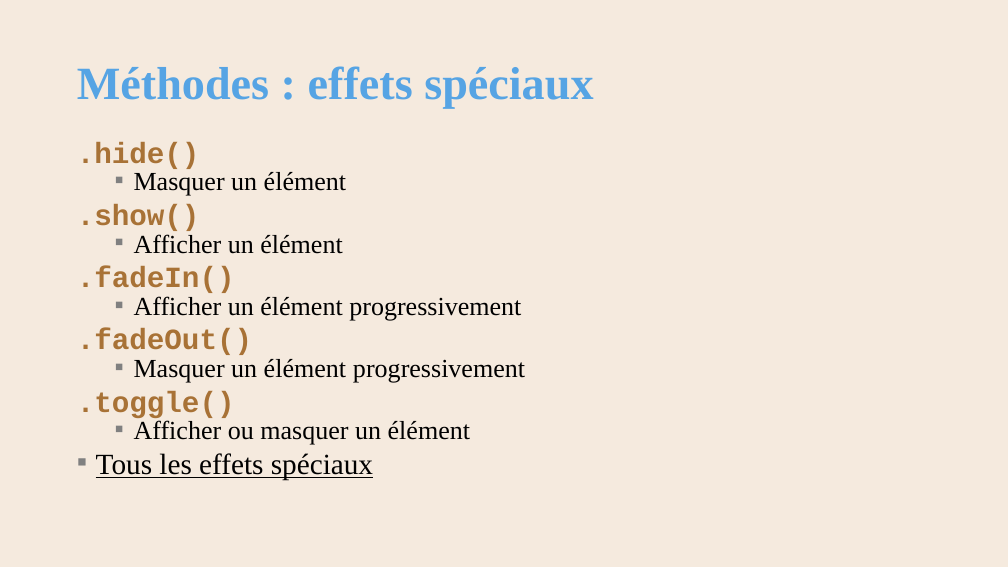
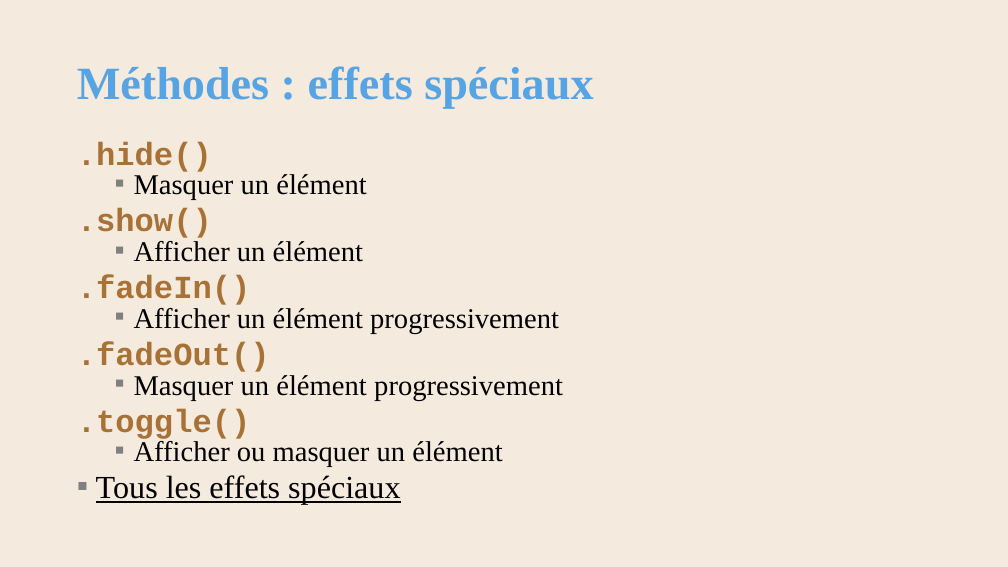
Before and after one commit to AlainWafflard/4IPW3, a slide deck: slide 30 of syllabus/18_framework_jQuery/syllabus_18_jQuery.pptx. Drawn at 1008x567 pixels with LibreOffice and Linux fonts; fonts in the diff are those of the drawing; background and template pictures are left out. Boxes give left, top, right and bottom in pixels: in the first picture for what was removed or moved away, otherwise in the second. Text is boxed around its words. In the diff, an @@ line names an element or a change of style, - is before the commit and + after.

```diff
--- a/syllabus/18_framework_jQuery/syllabus_18_jQuery.pptx
+++ b/syllabus/18_framework_jQuery/syllabus_18_jQuery.pptx
@@ text ".hide()" at bbox=[77, 141, 563, 505]: size 27.9 to 30.6 pt in ".hide()", ".show()", ".fadeIn()", ".fadeOut()" and 2 more places; size 24.8 to 27.2 pt in "Masquer un élément", "Afficher un élément", "Afficher un élément progressivement", "Masquer un élément progressivement" and 1 more places @@
```
Also in this commit, not shown: 2 other slides changed, 9 other files.
